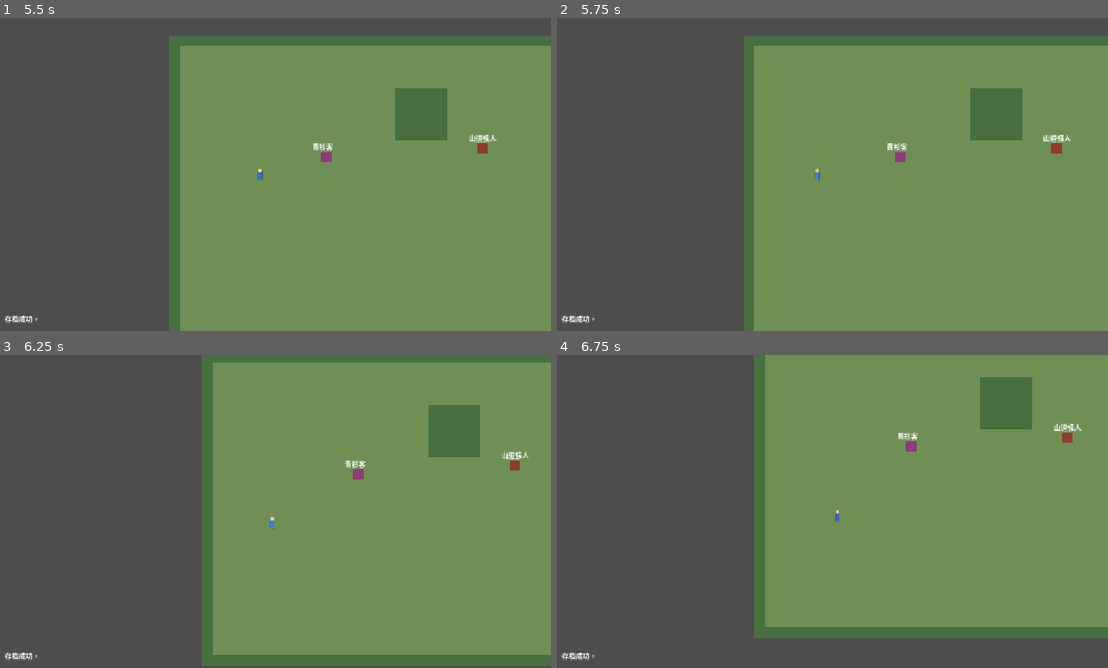
Above: before the commit, frames 1-4 (two rows, left to right).
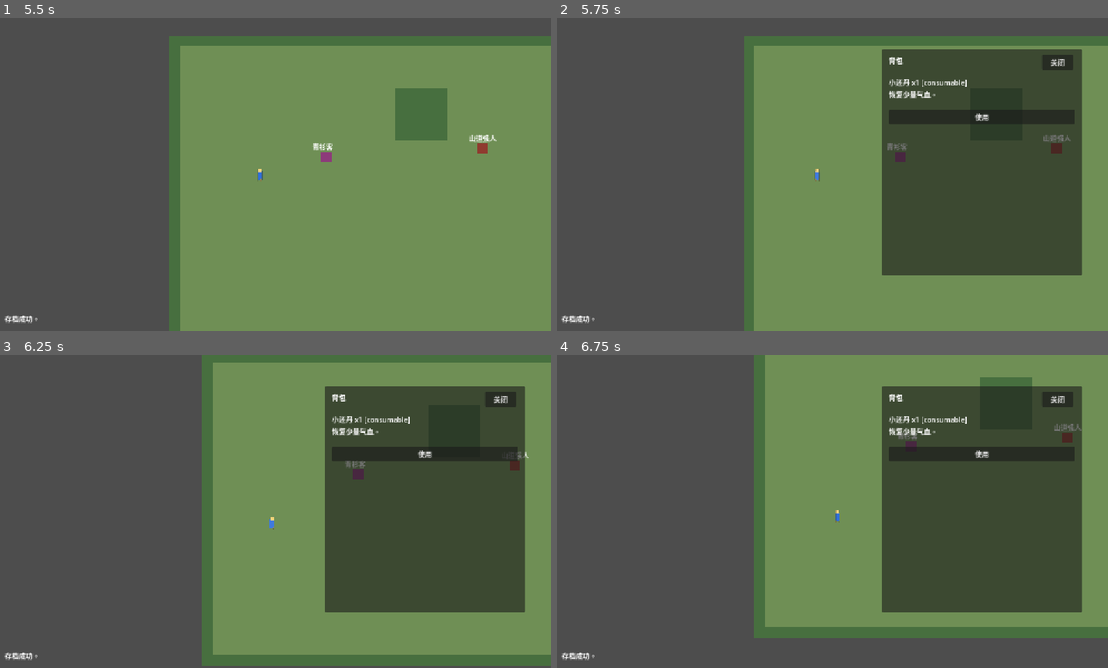
Above: after the commit, the same moments.

Repository: zhangyebo1991/liangyusheng-qunxiazhuan
Game: Godot game, scene res://scenes/boot.tscn
Two runs of this game, one before a commit and one after it. Both use one fixed random seed, a clock stepped at 60 frames per second and the inputs below.
Inputs (mouse positions are in pixels of both pictures, inside the frame that each line leads up to):
- Up to frame 1 (5.5 s): click "开始新游戏" at 0.5 s; tap Enter (confirm) at 1.25 s; move the mouse to (358, 155) at 1.27 s; hold D (move_right) 1.28-2.03 s; hold Enter (confirm) 1.28-2.03 s; click (358, 155) at 1.42 s; move the mouse to (479, 149) at 2.02 s; hold S (move_down) 2.03-2.78 s; tap E (interact) at 2.1, 3.6, 5.1 s; click (479, 149) at 2.17 s; move the mouse to (330, 105) at 2.77 s; hold D (move_right) 2.78-3.53 s; hold Enter (confirm) 2.78-3.53 s; move the mouse to (242, 237) at 3.52 s; hold W (move_up) 3.53-4.28 s; click (242, 237) at 3.67 s; move the mouse to (440, 221) at 4.27 s; hold Enter (confirm) 4.28-5.03 s; hold A (move_left) from 4.28 s (still down); tap Escape (cancel) at 4.9 s; move the mouse to (104, 127) at 5.02 s
- Up to frame 2 (5.75 s): keep holding A (move_left); tap I (inventory) at 5.65 s
- Up to frame 3 (6.25 s): move the mouse to (303, 511) at 5.77 s; release A (move_left) at 5.78 s; hold S (move_down) from 5.78 s (still down); hold Enter (confirm) from 5.78 s (still down); click (303, 511) at 5.92 s
- Up to frame 4 (6.75 s): move the mouse to (744, 433) at 6.52 s; release S (move_down) at 6.53 s; release Enter (confirm) at 6.53 s; hold D (move_right) from 6.53 s (still down); tap E (interact) at 6.6 s

Frame 1 is identical in both runs. In frame 2, 26% of the frame differs, in the area x 58-96%, y 10-83%; in frame 3, 26%; in frame 4, 26%.

Commit message:
feat: 接入地图背包使用

Diff:
--- a/scripts/scenes/map_screen_base.gd
+++ b/scripts/scenes/map_screen_base.gd
@@ -7,6 +7,7 @@
 const DialogueSystemScript = preload("res://scripts/systems/dialogue_system.gd")
 const MapObjectSpawnerScript = preload("res://scripts/systems/map_object_spawner.gd")
 const MapTransitionSystemScript = preload("res://scripts/systems/map_transition_system.gd")
+const InventorySystemScript = preload("res://scripts/systems/inventory_system.gd")
 
 var player
 var hud
@@ -14,6 +15,7 @@
 var dialogue_system = DialogueSystemScript.new()
 var spawner = MapObjectSpawnerScript.new()
 var transition_system = MapTransitionSystemScript.new()
+var inventory_system = InventorySystemScript.new()
 var map_data: Dictionary = {}
 var interactables: Array = []
 var map_id: String = ""
@@ -41,7 +43,9 @@
 	_update_nearest_interactable()
 
 func _unhandled_input(event: InputEvent) -> void:
-	if event.is_action_pressed("cancel"):
+	if event.is_action_pressed("inventory"):
+		_toggle_inventory()
+	elif event.is_action_pressed("cancel"):
 		var success = GameState.save_to_path("user://save_01.json")
 		hud.show_message("存档成功。" if success else "存档失败。")
 
@@ -103,7 +107,9 @@
 
 func _create_ui() -> void:
 	hud = HudScript.new()
+	hud.item_use_requested.connect(_on_item_use_requested)
 	add_child(hud)
+	inventory_system.set_repository(DataRepository)
 	dialogue_box = DialogueBoxScript.new()
 	add_child(dialogue_box)
 
@@ -150,6 +156,46 @@
 		lines = [{"speaker": "旁白", "text": fallback_text}]
 	dialogue_box.open(lines)
 
+func _toggle_inventory() -> void:
+	hud.toggle_inventory(_build_inventory_items())
+
+func _build_inventory_items() -> Array:
+	var items: Array = []
+	for raw_item_id in GameState.party.inventory.keys():
+		var item_id = str(raw_item_id)
+		var quantity = GameState.party.get_item_count(item_id)
+		if quantity <= 0:
+			continue
+		var item_data = DataRepository.get_item(item_id)
+		if item_data.is_empty():
+			items.append({
+				"id": item_id,
+				"name": "未知物品",
+				"type": "unknown",
+				"description": "此物品资料缺失。",
+				"quantity": quantity,
+				"usable": false,
+			})
+		else:
+			items.append({
+				"id": item_id,
+				"name": str(item_data.get("name", "未知物品")),
+				"type": str(item_data.get("type", "unknown")),
+				"description": str(item_data.get("description", "")),
+				"quantity": quantity,
+				"usable": str(item_data.get("type", "")) == "consumable",
+			})
+	return items
+
+func _refresh_inventory_if_open() -> void:
+	if hud.is_inventory_open():
+		hud.refresh_inventory(_build_inventory_items())
+
+func _on_item_use_requested(item_id: String) -> void:
+	var result = inventory_system.use_item(GameState, item_id)
+	hud.show_message(str(result.get("message", "此物暂时不能使用。")))
+	_refresh_inventory_if_open()
+
 func _on_interactable_clicked(interactable) -> void:
 	var radius = float(interactable.record.get("radius", 48.0))
 	if player.global_position.distance_to(interactable.global_position) <= radius:
